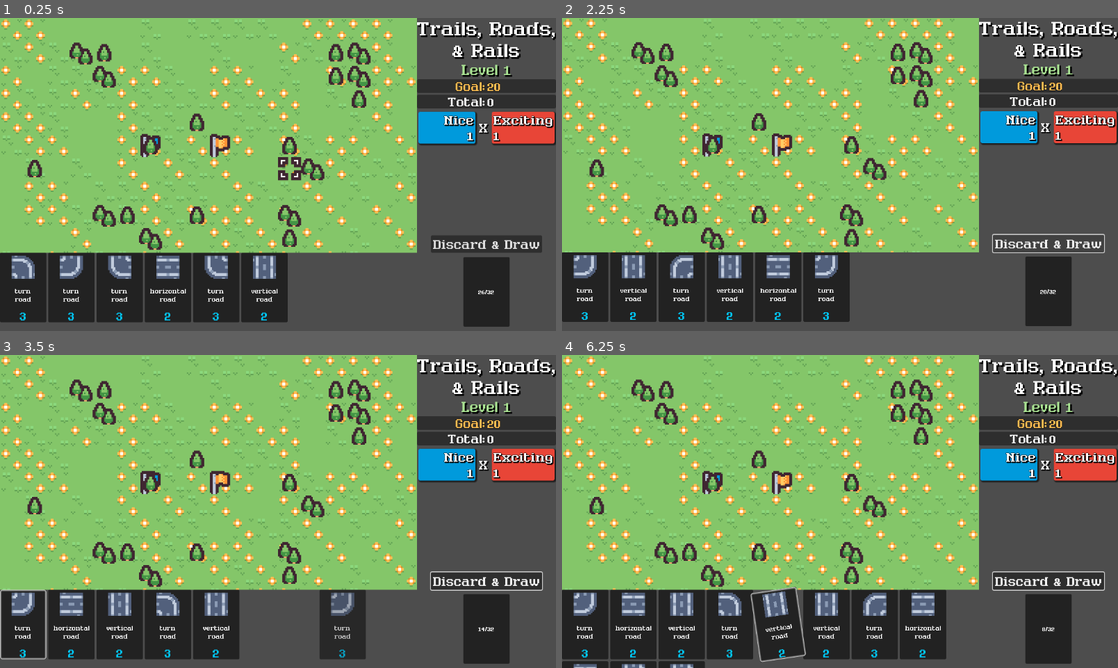
Above: before the commit, frames 1-4 (two rows, left to right).
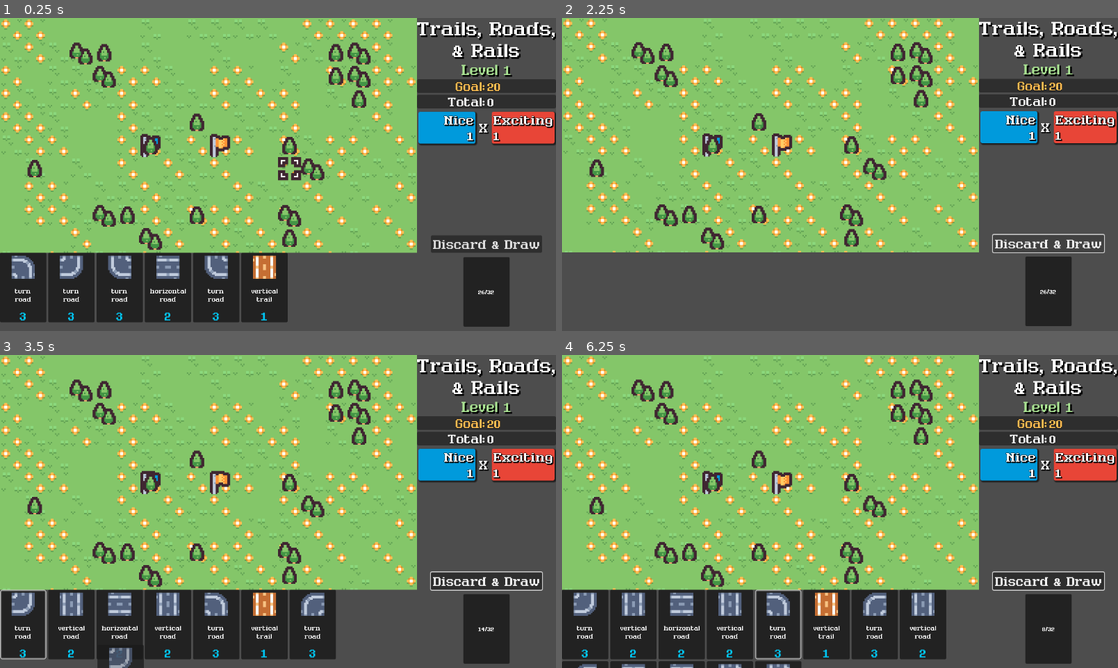
Above: after the commit, the same moments.

Repository: nuzcraft/trails-roads-rails
Game: Godot game, scene res://scenes/main.tscn
Same seed, same stepped clock (60 frames per second), same inputs: the game is played once before the commit and once after it.
Inputs (mouse positions are in pixels of both pictures, inside the frame that each line leads up to):
- Up to frame 1 (0.25 s): no input
- Up to frame 2 (2.25 s): click "Discard & Draw" at 0.5 s; click "Discard & Draw" at 1.25 s; click "Discard & Draw" at 2 s
- Up to frame 3 (3.5 s): move the mouse to (22, 624) at 2.77 s; click (22, 624) at 2.92 s
- Up to frame 4 (6.25 s): move the mouse to (634, 624) at 3.52 s; click (634, 624) at 3.67 s; move the mouse to (684, 624) at 4.27 s; click (684, 624) at 4.42 s; move the mouse to (728, 624) at 5.02 s; click (728, 624) at 5.17 s; move the mouse to (778, 624) at 5.77 s; click (778, 624) at 5.92 s

The runs differ from the first frame. In frame 1, 0.3% of the frame differs, in the area x 45-50%, y 75-97%; in frame 2, 11%, in the area x 0-88%, y 74-98%; in frame 3, 5.4%; in frame 4, 2.3%.

Commit message:
adding some trilas

Diff:
--- a/resources/tiny-battle-tileset.tres
+++ b/resources/tiny-battle-tileset.tres
@@ -209,6 +209,22 @@
 15:10/0 = 0
 16:10/0 = 0
 17:10/0 = 0
+0:11/0 = 0
+1:11/0 = 0
+2:11/0 = 0
+3:11/0 = 0
+3:12/0 = 0
+3:13/0 = 0
+3:14/0 = 0
+2:14/0 = 0
+1:14/0 = 0
+0:14/0 = 0
+0:13/0 = 0
+0:12/0 = 0
+2:12/0 = 0
+2:13/0 = 0
+1:13/0 = 0
+1:12/0 = 0
 
 [resource]
 sources/0 = SubResource("TileSetAtlasSource_mtx52")
--- /dev/null
+++ b/scenes/card/trail/vert_trail_card.tscn
@@ -0,0 +1,19 @@
+[gd_scene load_steps=4 format=3 uid="uid://bkejk2jb5lixd"]
+
+[ext_resource type="PackedScene" uid="uid://cxvwx7q4ct2qd" path="res://scenes/card/card.tscn" id="1_6nlhi"]
+[ext_resource type="Texture2D" uid="uid://cg3h6g2bsiy8s" path="res://assets/kenney-tiny-battle/tilemap_packed.png" id="2_p2k7v"]
+
+[sub_resource type="AtlasTexture" id="AtlasTexture_l5ueq"]
+atlas = ExtResource("2_p2k7v")
+region = Rect2(0, 208, 16, 16)
+
+[node name="VertTrailCard" instance=ExtResource("1_6nlhi")]
+card_name = "vertical trail"
+type = "trail"
+connection_array = Array[String](["N", "S"])
+nice_score = 1
+forest_nice_modifier = 1
+forest_exciting_modifier = 1
+
+[node name="TextureRect" parent="PanelContainer/VBoxContainer" index="1"]
+texture = SubResource("AtlasTexture_l5ueq")
--- a/scenes/main.gd
+++ b/scenes/main.gd
@@ -21,6 +21,7 @@
 const NORTH_WEST_ROAD = preload("res://scenes/card/road/north_west_road.tscn")
 const SOUTH_EAST_ROAD = preload("res://scenes/card/road/south_east_road.tscn")
 const SOUTH_WEST_ROAD = preload("res://scenes/card/road/south_west_road.tscn")
+const VERT_TRAIL_CARD = preload("res://scenes/card/trail/vert_trail_card.tscn")
 
 # other scenes
 const POP_UP = preload("res://scenes/pop_up.tscn")
@@ -245,9 +246,9 @@
 				if prev_card.type == card.type:
 					combo += 1
 				else: combo = 1
-				print("combo is %d" % combo)
+				#print("combo is %d" % combo)
 				var combo_mult = (combo / 3) * card.combo_score
-				print('combo mult is %d' % combo_mult)
+				#print('combo mult is %d' % combo_mult)
 				if combo_mult > 0:
 					await score_popup("exciting", combo_mult, path[i] - Vector2(0.5, 0), dur, "+", true)
 	if total_score >= score_needed:
@@ -282,7 +283,7 @@
 		var crd: Card
 		match i % 8:
 			0: crd = VERT_ROAD_CARD.instantiate()
-			1: crd = VERT_ROAD_CARD.instantiate()
+			1: crd = VERT_TRAIL_CARD.instantiate()
 			2: crd = HORIZ_ROAD_CARD.instantiate()
 			3: crd = HORIZ_ROAD_CARD.instantiate()
 			4: crd = NORTH_EAST_ROAD.instantiate()
@@ -324,6 +325,7 @@
 		await get_tree().create_timer(0.25).timeout
 		add_screenshake(0.25)
 		hand_container.remove_child(card)
+	if not level == 0: await get_tree().create_timer(0.25).timeout
 	hand_cards.clear()
 
 func add_screenshake(amount: float) -> void:
--- a/scenes/main.tscn
+++ b/scenes/main.tscn
@@ -114,7 +114,7 @@
 tile_set = ExtResource("1_ow657")
 
 [node name="GridCursor" parent="Control/SubViewportContainer/SubViewport" instance=ExtResource("2_7h2p8")]
-position = Vector2(1016, 296)
+position = Vector2(1080, 488)
 
 [node name="SubViewport2" type="SubViewport" parent="Control/SubViewportContainer"]
 transparent_bg = true
Binary file changed: assets/kenney-tiny-battle/tilemap_packed.png
Binary file added: assets/kenney-tiny-battle/tilemap_packed_backup.png
Not shown, added: assets/kenney-tiny-battle/tilemap_packed_backup.png.import
Not shown, added: screenshots/008_trail_placeholder.gif
